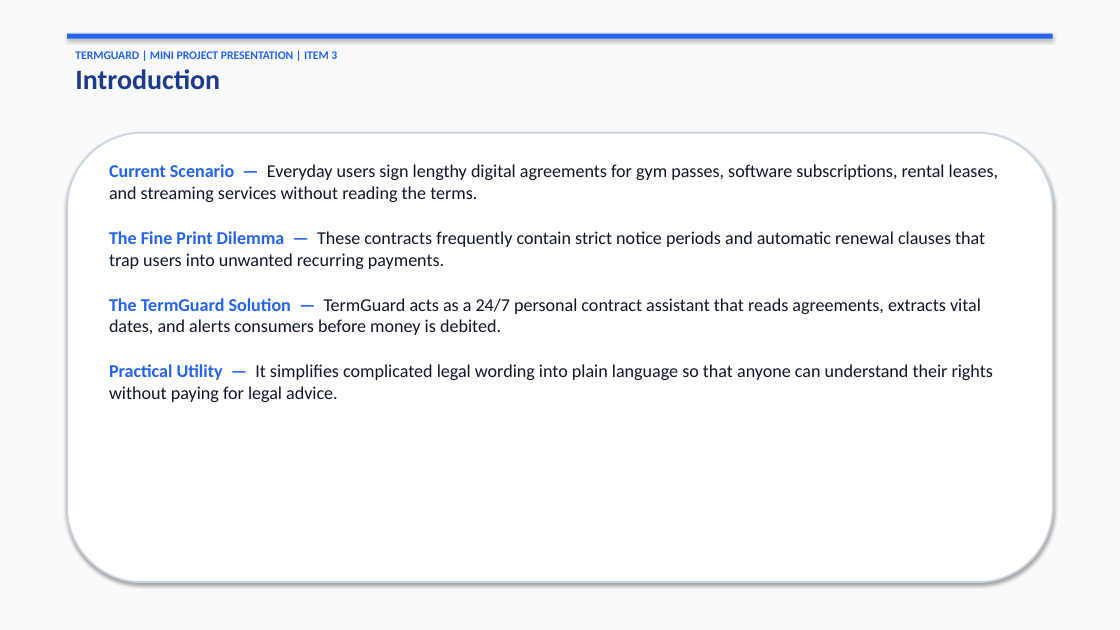
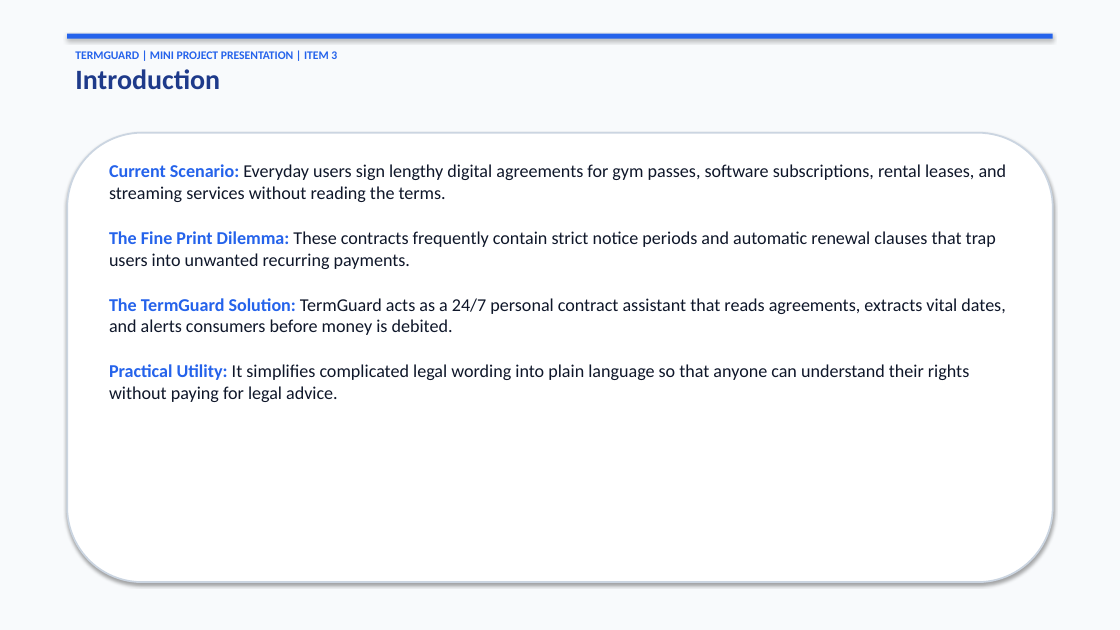
Before and after one commit to laxmiharshithrebally-a11y/TermGuard, a slide deck: slide 3 of TermGuard_Mini_Project_Presentation.pptx. Drawn at 1120x630 pixels with LibreOffice and Linux fonts; fonts in the diff are those of the drawing. Boxes give left, top, right and bottom in pixels: in the first picture for what was removed or moved away, otherwise in the second. Text is boxed around its words. In the diff, an @@ line names an element or a change of style, - is before the commit and + after.

```diff
--- a/TermGuard_Mini_Project_Presentation.pptx
+++ b/TermGuard_Mini_Project_Presentation.pptx
@@ text at bbox=[109, 164, 1007, 402]: text changed @@
-Current Scenario — Everyday users sign lengthy digital agreements for gym passes, software subscriptions, rental leases, and streaming services without reading the terms.
-The Fine Print Dilemma — These contracts frequently contain strict notice periods and automatic renewal clauses that trap users into unwanted recurring payments.
-The TermGuard Solution — TermGuard acts as a 24/7 personal contract assistant that reads agreements, extracts vital dates, and alerts consumers before money is debited.
-Practical Utility — It simplifies complicated legal wording into plain language so that anyone can understand their rights without paying for legal advice.
+Current Scenario: Everyday users sign lengthy digital agreements for gym passes, software subscriptions, rental leases, and streaming services without reading the terms.
+The Fine Print Dilemma: These contracts frequently contain strict notice periods and automatic renewal clauses that trap users into unwanted recurring payments.
+The TermGuard Solution: TermGuard acts as a 24/7 personal contract assistant that reads agreements, extracts vital dates, and alerts consumers before money is debited.
+Practical Utility: It simplifies complicated legal wording into plain language so that anyone can understand their rights without paying for legal advice.
```
Also in this commit, not shown: 13 other slides changed, 1 other file.
